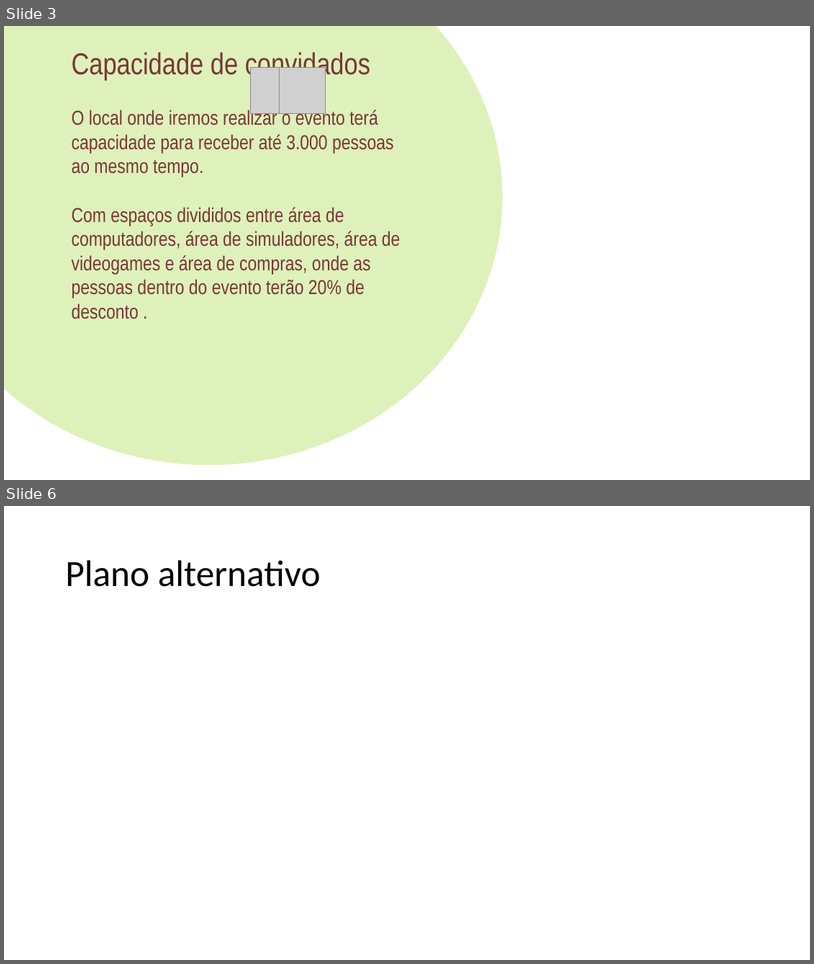
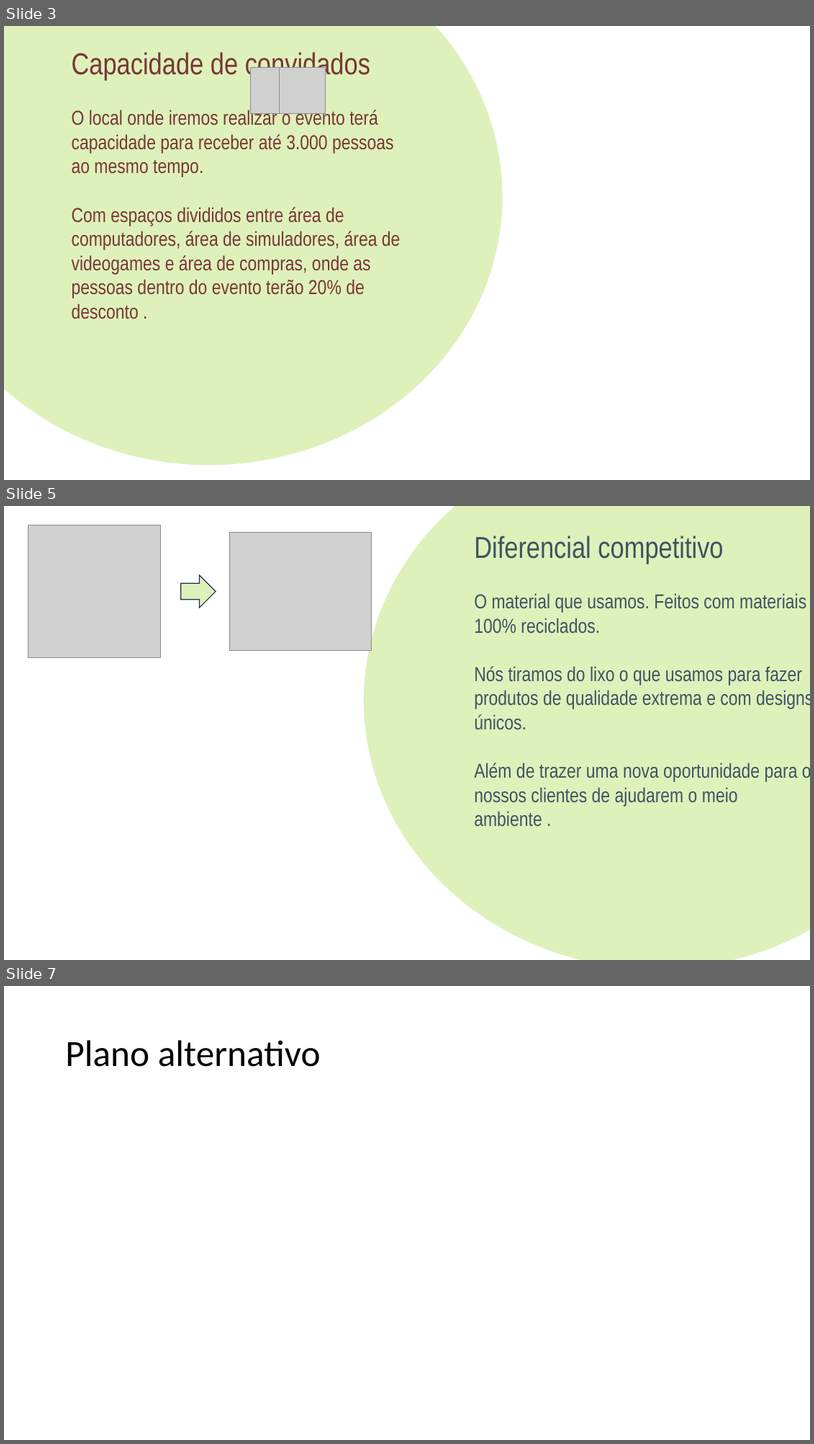
Before and after one commit to diaraujo115/IFP, a slide deck: Apresentação1.pptx. Shown one above the other, each under a label of ours: slides 3 and 6 before the commit, slides 3, 5 and 7 after it; the slides between them are not shown. The pictures are 814x964 and 814x1444 pixels, drawn with LibreOffice and Linux fonts; fonts in the diff are those of the drawing; grey boxes stand for pictures; background and template pictures are left out. Boxes give left, top, right and bottom in pixels: in the first picture for what was removed or moved away, otherwise in the second. Text is boxed around its words. In the diff, an @@ line names an element or a change of style, - is before the commit and + after.

```diff
--- a/Apresentação1.pptx
+++ b/Apresentação1.pptx
@@ slide 5 added at (4, 506, 810, 960), background picture (left out) @@
@@ picture added at (28, 525, 161, 657) @@
@@ ellipse added at (364, 506, 810, 960), fill #DEF1BB @@
@@ picture added at (230, 532, 373, 651) @@
@@ text added at (474, 536, 810, 826), 24 pt, text #3F5362 @@
+Diferencial competitivo
+O material que usamos. Feitos com materiais 100% reciclados.
+Nós tiramos do lixo o que usamos para fazer
+produtos de qualidade extrema e com designs únicos.
+Além de trazer uma nova oportunidade para os nossos clientes de ajudarem o meio
+ambiente .
@@ right arrow added at (181, 575, 216, 608), fill #DEF1BB, outline #1E3256 1 pt @@
@@ what was slide 6 is now slide 7 @@
```
Also in this commit, not shown: 1 slide changed, 1 other slide added.
